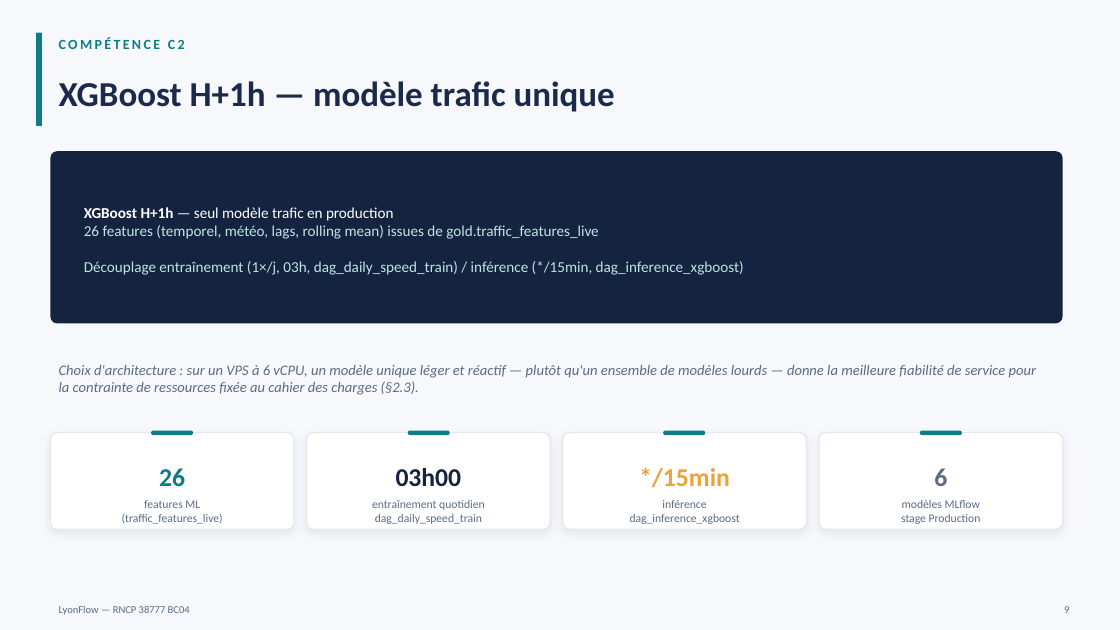
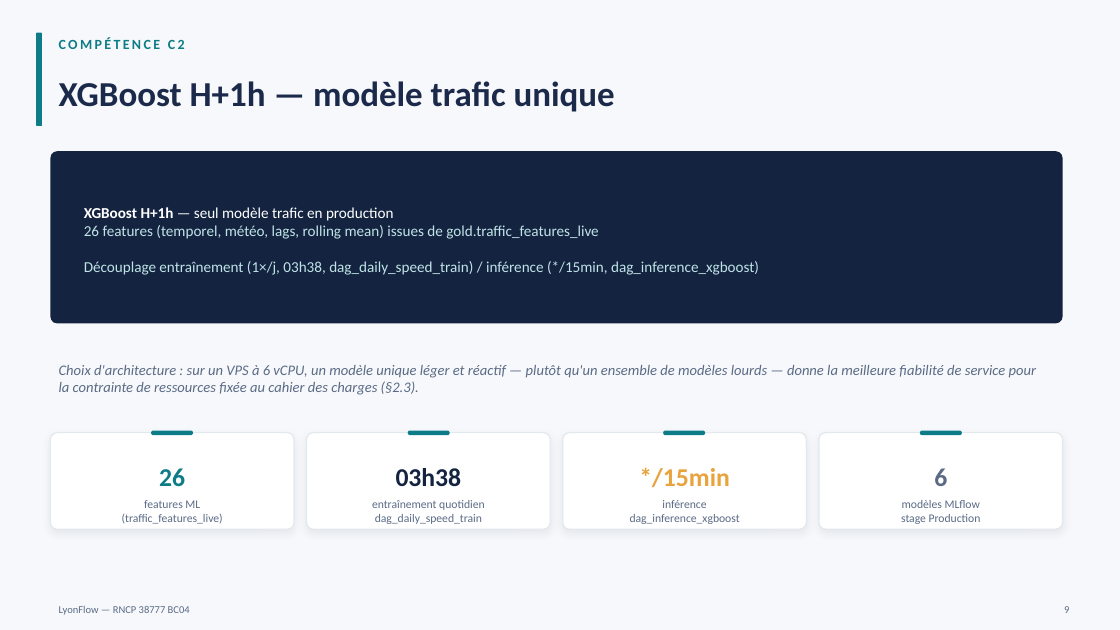
Before and after one commit to PDUCLOS/lyonflowfull, a slide deck: slide 9 of présentation/LyonFlow_Bloc4_Soutenance_v2.pptx. Drawn at 1120x630 pixels with LibreOffice and Linux fonts; fonts in the diff are those of the drawing. Boxes give left, top, right and bottom in pixels: in the first picture for what was removed or moved away, otherwise in the second. Text is boxed around its words. In the diff, an @@ line names an element or a change of style, - is before the commit and + after.

```diff
--- a/présentation/LyonFlow_Bloc4_Soutenance_v2.pptx
+++ b/présentation/LyonFlow_Bloc4_Soutenance_v2.pptx
@@ text at box(84, 261, 759, 275): text changed @@
-Découplage entraînement (1×/j, 03h, dag_daily_speed_train) / inférence (*/15min, dag_inference_xgboost)
+Découplage entraînement (1×/j, 03h38, dag_daily_speed_train) / inférence (*/15min, dag_inference_xgboost)
@@ text at box(396, 468, 462, 486): text changed @@
-03h00
+03h38
```
Also in this commit, not shown: 6 other slides changed, 8 other files.
